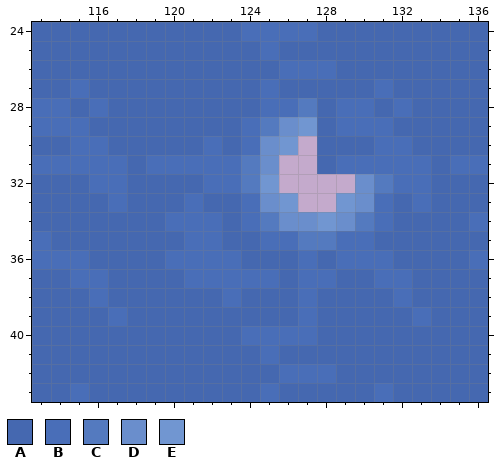
Edited in one commit: pixel-art file (src/concept/sprite/Sprite-0002.aseprite). Above: the version before the commit.
256x256 pixels, 1 frame. Colours within 5 levels of each other are drawn and written as one. Shown: x 113..136, y 24..43. The commit also changed other parts of the picture, which this record leaves out.
Visible layers, top first: "Layer 1", "Layer 2".
Palette (. is transparent): A #4568b0  B #496eb8  C #547abf  D #6a8ecc  E #7196d1
Pixels before, first column x 113:
24 AAAAAAAAAAABBBBAAAAAAAAA
25 AAAAAAAAAAAABAAAAAAAAAAA
26 AAAAAAAAAAAAABBBAAAAAAAA
27 AABAAAAAAAAABAAAAABAAAAA
28 BBABAAAAAAAABBCABBABAAAA
29 BBBAAAAAAAABCDEABBBAAAAA
30 AABBAAAAABABDE.AAABBAAAA
31 BBBBBABBBBBCD..ABBBBBABB
32 AAABBAAAABBCE....DCBBAAA
33 AAAABAAABAABDE..EDBABAAA
34 AAAAAAABBBABCDDEDCBAAAAB
35 BAAAAAAABBAABBCCBBAAAAAA
36 BBBAAAABBBBAAABABBBAAAAB
37 AABBAAAABBBBBABBAABBAAAA
38 AAABAAAAAABAAABAAAABAAAA
39 AAAABAAAAAAAAABAAAAABAAA
40 AAAAAAAAAAABBBBAAAAAAAAA
41 AAAAAAAAAAAABAAAAAAAAAAA
42 AAAAAAAAAAAAABBBAAAAAAAA
43 AABAAAAAAAAABAAAAABAAAAA
Once edited:
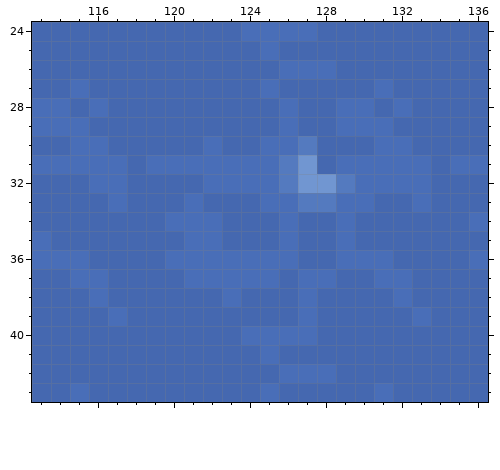
From old to new:
Changed rows in their new state; - is an unchanged pixel.
Layer "Layer 1":
first column x 124:
28 -A-A----
29 AABA----
30 ABBC----
31 BBCE----
32 BBCEECBB
33 ABBCCBBA
34 AABAABAA
35 -A-AA-A-
36 BBBA----
Changed places in both pictures, as pixel boxes (x1, y1, x2, y2):
changed: (241, 98, 393, 269)
